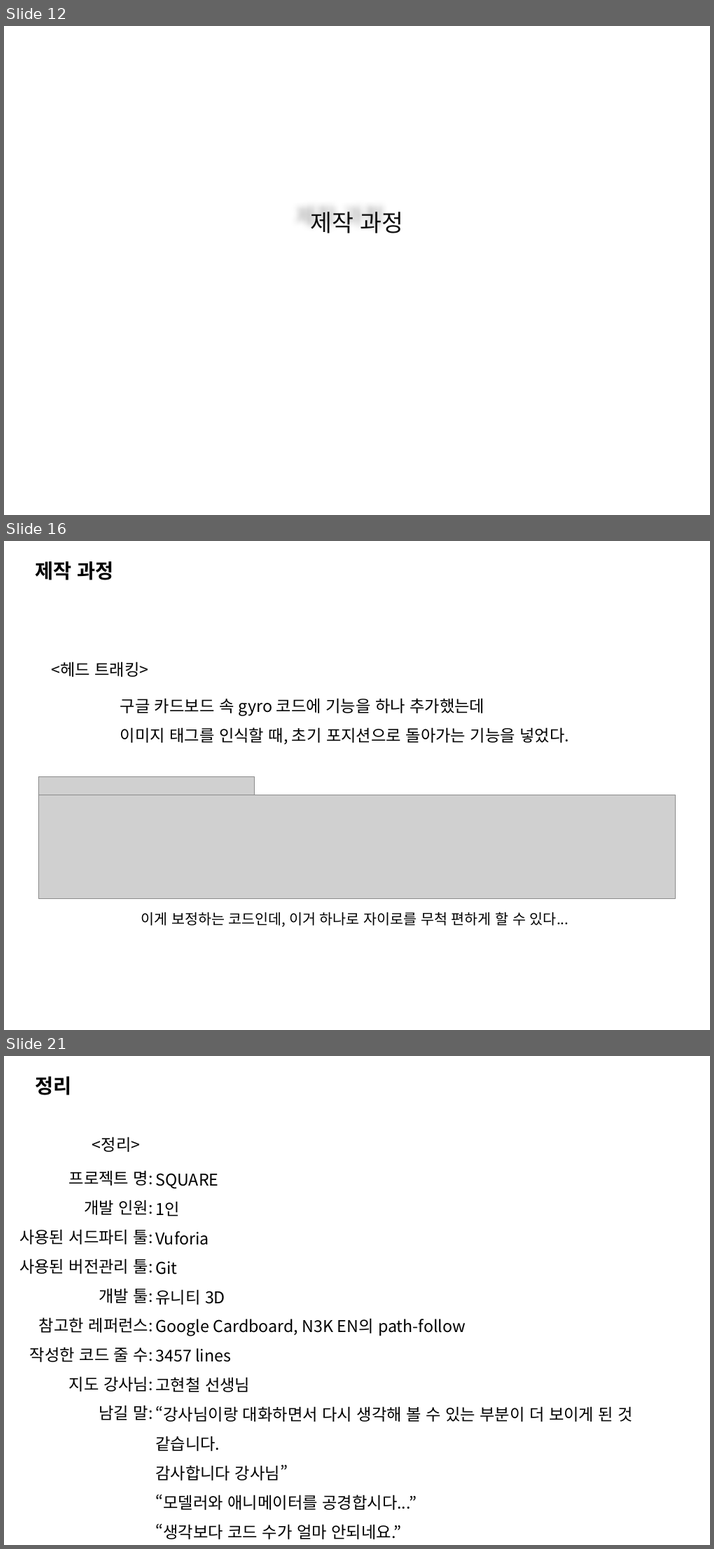
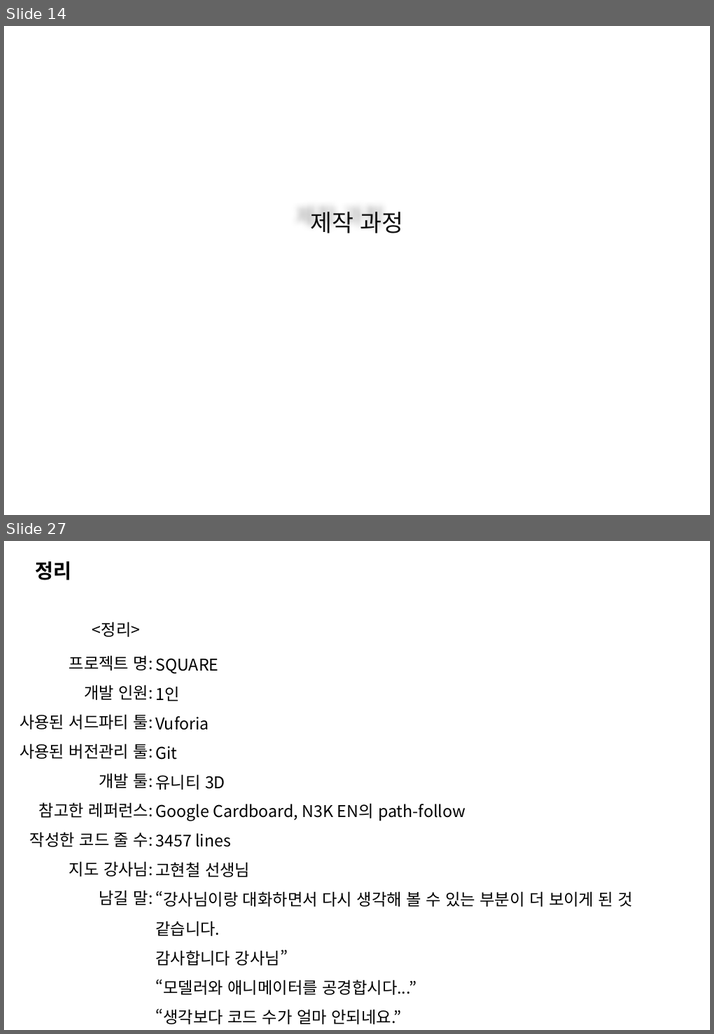
Before and after one commit to Hanghyeon/SQUARE, a slide deck: User_OtherFiles/포폴 발표 준비/2017_NCIA.pptx. Shown one above the other, each under a label of ours: slides 12, 16 and 21 before the commit, slides 14 and 27 after it; the slides between them are not shown. The pictures are 714x1549 and 714x1034 pixels, drawn with LibreOffice and Linux fonts; fonts in the diff are those of the drawing; grey boxes stand for pictures; background and template pictures are left out. Boxes give left, top, right and bottom in pixels: in the first picture for what was removed or moved away, otherwise in the second. Text is boxed around its words. In the diff, an @@ line names an element or a change of style, - is before the commit and + after.

```diff
--- a/User_OtherFiles/포폴 발표 준비/2017_NCIA.pptx
+++ b/User_OtherFiles/포폴 발표 준비/2017_NCIA.pptx
@@ slide 16 removed at [4,541,710,1030], background picture (left out) @@
@@ title removed at [35,561,114,580] @@
-제작 과정
@@ text removed at [51,661,148,677] @@
-<헤드 트래킹>
@@ text removed at [120,698,569,744] @@
-구글 카드보드 속 gyro 코드에 기능을 하나 추가했는데
-이미지 태그를 인식할 때, 초기 포지션으로 돌아가는 기능을 넣었다.
@@ picture removed at [39,776,254,795] @@
@@ picture removed at [39,794,675,898] @@
@@ text removed at [140,911,568,927] @@
-이게 보정하는 코드인데, 이거 하나로 자이로를 무척 편하게 할 수 있다...
@@ what was slide 12 is now slide 14 @@
@@ what was slide 21 is now slide 27 @@
```
Also in this commit, not shown: 5 slides changed, 11 slides added, 4 other slides removed.
